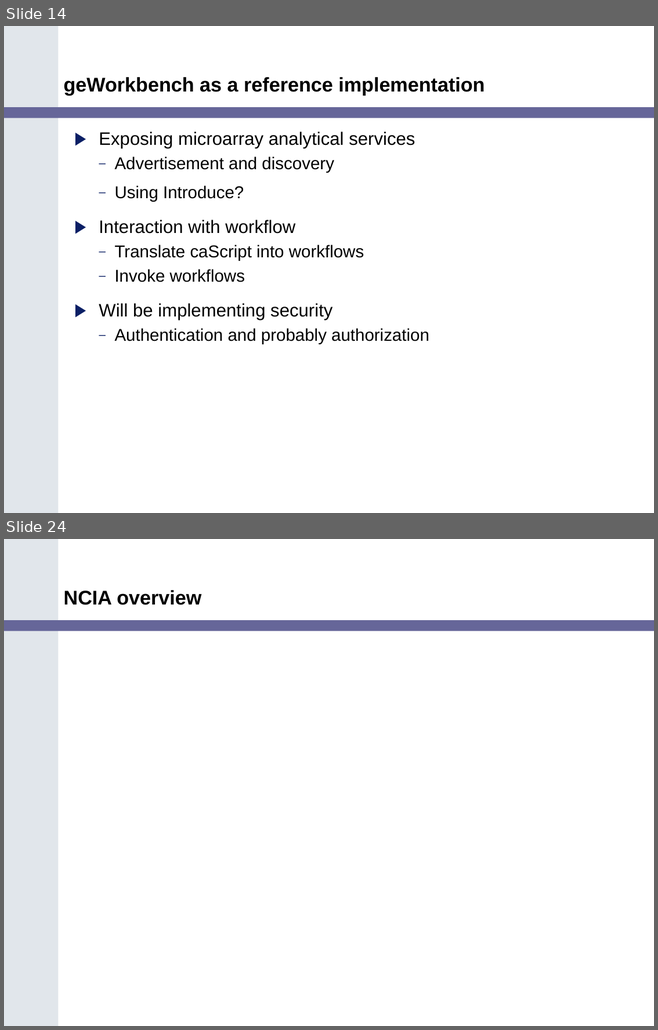
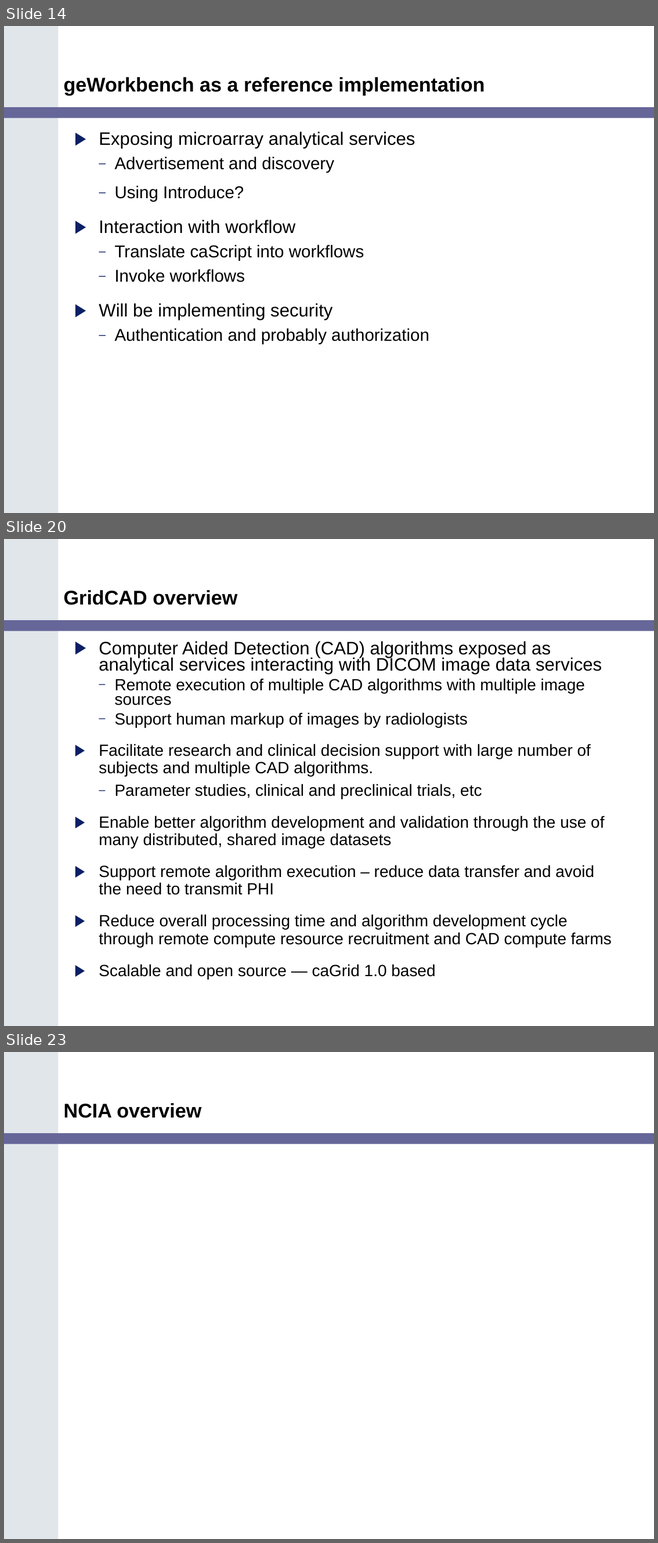
Before and after one commit to NCIP/cagrid-portal, a slide deck: cagrid-1-0/Documentation/presentations/200607_VCDE_ARCH/Ref_Impl_Arch_VCDE_2006_07.ppt. Shown one above the other, each under a label of ours: slides 14 and 24 before the commit, slides 14, 20 and 23 after it; the slides between them are not shown. The pictures are 658x1030 and 658x1543 pixels, drawn with LibreOffice and Linux fonts; fonts in the diff are those of the drawing; background and template pictures are left out. Boxes give left, top, right and bottom in pixels: in the first picture for what was removed or moved away, otherwise in the second. Text is boxed around its words. In the diff, an @@ line names an element or a change of style, - is before the commit and + after.

```diff
--- a/cagrid-1-0/Documentation/presentations/200607_VCDE_ARCH/Ref_Impl_Arch_VCDE_2006_07.ppt
+++ b/cagrid-1-0/Documentation/presentations/200607_VCDE_ARCH/Ref_Impl_Arch_VCDE_2006_07.ppt
@@ slide 20 added at [4, 539, 654, 1026], background #FFFFFF; not listed: 2 template elements that a slide beside it also shows @@
@@ title added at [64, 590, 237, 605], 22 pt, text #000000, bold @@
+GridCAD overview
@@ text added at [99, 641, 611, 979], 18 pt, text #000000 @@
+▶ Computer Aided Detection (CAD) algorithms exposed as analytical services interacting with DICOM image data services
+  – Remote execution of multiple CAD algorithms with multiple image sources
+  – Support human markup of images by radiologists
+▶ Facilitate research and clinical decision support with large number of subjects and multiple CAD algorithms.
+  – Parameter studies, clinical and preclinical trials, etc
+▶ Enable better algorithm development and validation through the use of many distributed, shared image datasets
+▶ Support remote algorithm execution – reduce data transfer and avoid the need to transmit PHI
+▶ Reduce overall processing time and algorithm development cycle through remote compute resource recruitment and CAD compute farms
+▶ Scalable and open source — caGrid 1.0 based
@@ what was slide 24 is now slide 23 @@
```
Also in this commit, not shown: 8 slides changed, 6 other slides added, 5 slides removed.
